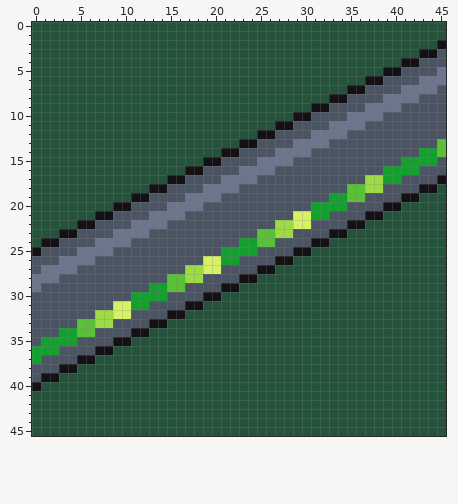
Pixel-art file -- art/aseprite/abilities/networks/super_speed.aseprite. Above: the version before the commit.
46x46 pixels, 1 frame.
Now the later version:
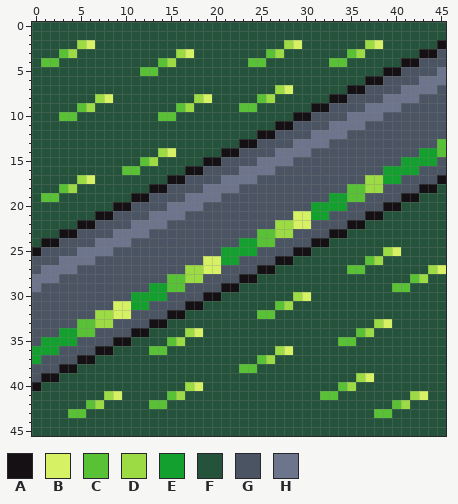
Palette (. is transparent): A #141013  B #d6f264  C #59c135  D #9cdb43  E #14a02e  F #24523b  G #4a5462  H #6d758d
From old to new:
--- layer "Layer 2"
@@ x 0..45 @@
  1 FFFFFFFFFFFFFFFFFFFFFFFFFFFFFFFFFFFFFFFFFFFFFF
- 2 FFFFFFFFFFFFFFFFFFFFFFFFFFFFFFFFFFFFFFFFFFFFFA
- 3 FFFFFFFFFFFFFFFFFFFFFFFFFFFFFFFFFFFFFFFFFFFAAG
- 4 FFFFFFFFFFFFFFFFFFFFFFFFFFFFFFFFFFFFFFFFFAAGGG
- 5 FFFFFFFFFFFFFFFFFFFFFFFFFFFFFFFFFFFFFFFAAGGGGH
+ 2 FFFFFDBFFFFFFFFFFFFFFFFFFFFFDBFFFFFFFDBFFFFFFA
+ 3 FFFCDFFFFFFFFFFFDBFFFFFFFFCDFFFFFFFCDFFFFFFAAG
+ 4 FCCFFFFFFFFFFFCDFFFFFFFFCCFFFFFFFCCFFFFFFAAGGG
+ 5 FFFFFFFFFFFFCCFFFFFFFFFFFFFFFFFFFFFFFFFAAGGGGH
  6 FFFFFFFFFFFFFFFFFFFFFFFFFFFFFFFFFFFFFAAGGGGHHH
- 7 FFFFFFFFFFFFFFFFFFFFFFFFFFFFFFFFFFFAAGGGGHHHHG
- 8 FFFFFFFFFFFFFFFFFFFFFFFFFFFFFFFFFAAGGGGHHHHGGG
- 9 FFFFFFFFFFFFFFFFFFFFFFFFFFFFFFFAAGGGGHHHHGGGGG
-10 FFFFFFFFFFFFFFFFFFFFFFFFFFFFFAAGGGGHHHHGGGGGGG
+ 7 FFFFFFFFFFFFFFFFFFFFFFFFFFFDBFFFFFFAAGGGGHHHHG
+ 8 FFFFFFFDBFFFFFFFFFDBFFFFFCDFFFFFFAAGGGGHHHHGGG
+ 9 FFFFFCDFFFFFFFFFCDFFFFFCCFFFFFFAAGGGGHHHHGGGGG
+10 FFFCCFFFFFFFFFCCFFFFFFFFFFFFFAAGGGGHHHHGGGGGGG
 11 FFFFFFFFFFFFFFFFFFFFFFFFFFFAAGGGGHHHHGGGGGGGGG
@@ x 0..17 @@
 13 FFFFFFFFFFFFFFFFFF
-14 FFFFFFFFFFFFFFFFFF
-15 FFFFFFFFFFFFFFFFFF
-16 FFFFFFFFFFFFFFFFFA
-17 FFFFFFFFFFFFFFFAAG
-18 FFFFFFFFFFFFFAAGGG
-19 FFFFFFFFFFFAAGGGGH
+14 FFFFFFFFFFFFFFDBFF
+15 FFFFFFFFFFFFCDFFFF
+16 FFFFFFFFFFCCFFFFFA
+17 FFFFFDBFFFFFFFFAAG
+18 FFFCDFFFFFFFFAAGGG
+19 FCCFFFFFFFFAAGGGGH
 20 FFFFFFFFFAAGGGGHHH
@@ x 0..45 @@
 24 FAAGGGGHHHHGGGGGGGGGGGGEECCGGGGAAFFFFFFFFFFFFF
-25 AGGGGHHHHGGGGGGGGGGGGEEEEGGGGAAFFFFFFFFFFFFFFF
-26 GGGHHHHGGGGGGGGGGGGBBEEGGGGAAFFFFFFFFFFFFFFFFF
-27 GHHHHGGGGGGGGGGGGDDBBGGGGAAFFFFFFFFFFFFFFFFFFF
-28 HHHGGGGGGGGGGGGCCDDGGGGAAFFFFFFFFFFFFFFFFFFFFF
-29 HGGGGGGGGGGGGEECCGGGGAAFFFFFFFFFFFFFFFFFFFFFFF
-30 GGGGGGGGGGGEEEEGGGGAAFFFFFFFFFFFFFFFFFFFFFFFFF
-31 GGGGGGGGGBBEEGGGGAAFFFFFFFFFFFFFFFFFFFFFFFFFFF
-32 GGGGGGGDDBBGGGGAAFFFFFFFFFFFFFFFFFFFFFFFFFFFFF
-33 GGGGGCCDDGGGGAAFFFFFFFFFFFFFFFFFFFFFFFFFFFFFFF
-34 GGGEECCGGGGAAFFFFFFFFFFFFFFFFFFFFFFFFFFFFFFFFF
-35 GEEEEGGGGAAFFFFFFFFFFFFFFFFFFFFFFFFFFFFFFFFFFF
-36 EEEGGGGAAFFFFFFFFFFFFFFFFFFFFFFFFFFFFFFFFFFFFF
-37 EGGGGAAFFFFFFFFFFFFFFFFFFFFFFFFFFFFFFFFFFFFFFF
-38 GGGAAFFFFFFFFFFFFFFFFFFFFFFFFFFFFFFFFFFFFFFFFF
-39 GAAFFFFFFFFFFFFFFFFFFFFFFFFFFFFFFFFFFFFFFFFFFF
-40 AFFFFFFFFFFFFFFFFFFFFFFFFFFFFFFFFFFFFFFFFFFFFF
-41 FFFFFFFFFFFFFFFFFFFFFFFFFFFFFFFFFFFFFFFFFFFFFF
-42 FFFFFFFFFFFFFFFFFFFFFFFFFFFFFFFFFFFFFFFFFFFFFF
-43 FFFFFFFFFFFFFFFFFFFFFFFFFFFFFFFFFFFFFFFFFFFFFF
+25 AGGGGHHHHGGGGGGGGGGGGEEEEGGGGAAFFFFFFFFDBFFFFF
+26 GGGHHHHGGGGGGGGGGGGBBEEGGGGAAFFFFFFFFCDFFFFFFF
+27 GHHHHGGGGGGGGGGGGDDBBGGGGAAFFFFFFFFCCFFFFFFFDB
+28 HHHGGGGGGGGGGGGCCDDGGGGAAFFFFFFFFFFFFFFFFFCDFF
+29 HGGGGGGGGGGGGEECCGGGGAAFFFFFFFFFFFFFFFFFCCFFFF
+30 GGGGGGGGGGGEEEEGGGGAAFFFFFFFFDBFFFFFFFFFFFFFFF
+31 GGGGGGGGGBBEEGGGGAAFFFFFFFFCDFFFFFFFFFFFFFFFFF
+32 GGGGGGGDDBBGGGGAAFFFFFFFFCCFFFFFFFFFFFFFFFFFFF
+33 GGGGGCCDDGGGGAAFFFFFFFFFFFFFFFFFFFFFFFDBFFFFFF
+34 GGGEECCGGGGAAFFFFDBFFFFFFFFFFFFFFFFFCDFFFFFFFF
+35 GEEEEGGGGAAFFFFCDFFFFFFFFFFFFFFFFFCCFFFFFFFFFF
+36 EEEGGGGAAFFFFCCFFFFFFFFFFFFDBFFFFFFFFFFFFFFFFF
+37 EGGGGAAFFFFFFFFFFFFFFFFFFCDFFFFFFFFFFFFFFFFFFF
+38 GGGAAFFFFFFFFFFFFFFFFFFCCFFFFFFFFFFFFFFFFFFFFF
+39 GAAFFFFFFFFFFFFFFFFFFFFFFFFFFFFFFFFFDBFFFFFFFF
+40 AFFFFFFFFFFFFFFFFDBFFFFFFFFFFFFFFFCDFFFFFFFFFF
+41 FFFFFFFFDBFFFFFCDFFFFFFFFFFFFFFFCCFFFFFFFFDBFF
+42 FFFFFFCDFFFFFCCFFFFFFFFFFFFFFFFFFFFFFFFFCDFFFF
+43 FFFFCCFFFFFFFFFFFFFFFFFFFFFFFFFFFFFFFFCCFFFFFF
 44 FFFFFFFFFFFFFFFFFFFFFFFFFFFFFFFFFFFFFFFFFFFFFF
Boxes around the changes in both pictures, in picture pixels (x1, y1, x2, y2):
changed: (41, 40, 302, 202)
changed: (329, 40, 383, 67)
changed: (68, 247, 446, 418)
